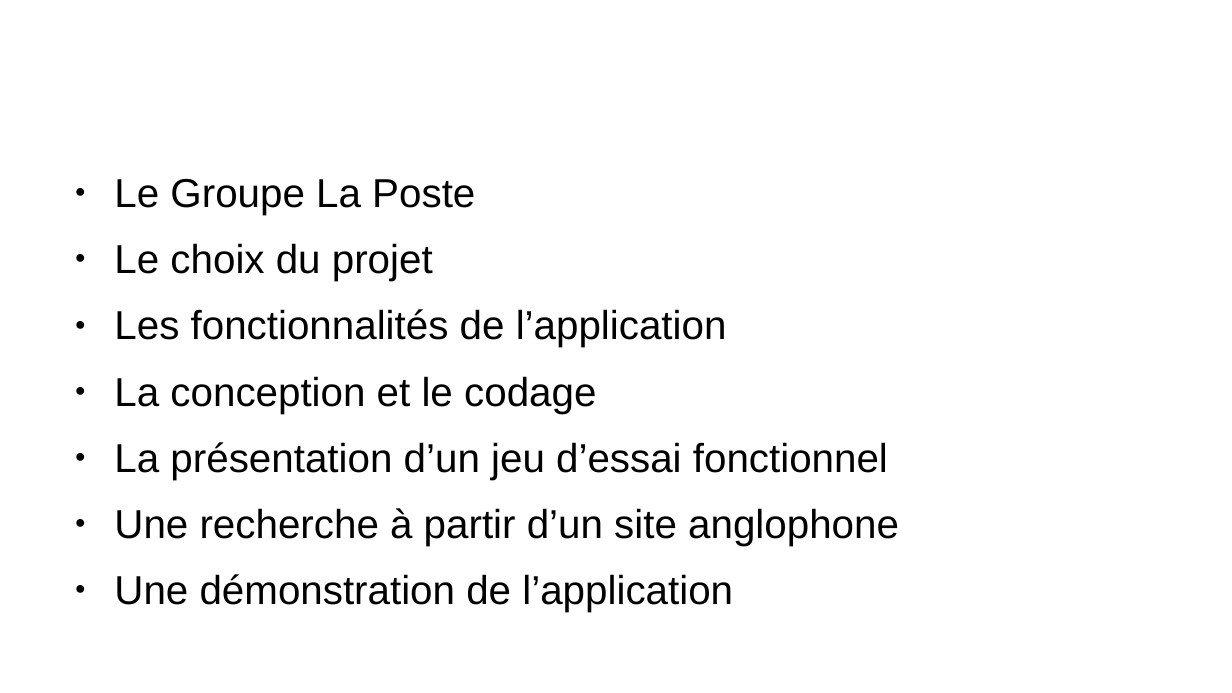
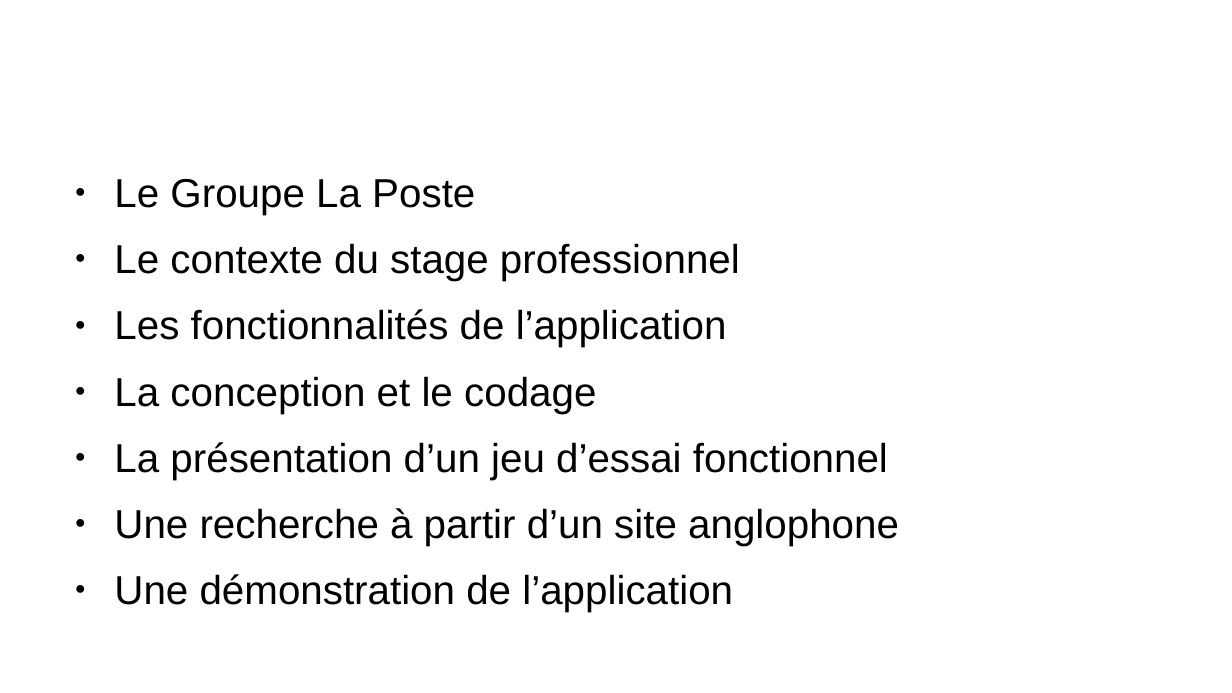
Before and after one commit to laurentpicardLP2/smartFitness, a slide deck: slide 2 of docs/oral/presOralSlide.odp. Drawn at 1232x693 pixels with LibreOffice and Linux fonts; fonts in the diff are those of the drawing; background and template pictures are left out. Boxes give left, top, right and bottom in pixels: in the first picture for what was removed or moved away, otherwise in the second. Text is boxed around its words. In the diff, an @@ line names an element or a change of style, - is before the commit and + after.

```diff
--- a/docs/oral/presOralSlide.odp
+++ b/docs/oral/presOralSlide.odp
@@ text at (114,243,740,281): text changed @@
-● Le choix du projet
+● Le contexte du stage professionnel
```
Also in this commit, not shown: 2 other slides changed, 12 other files.
